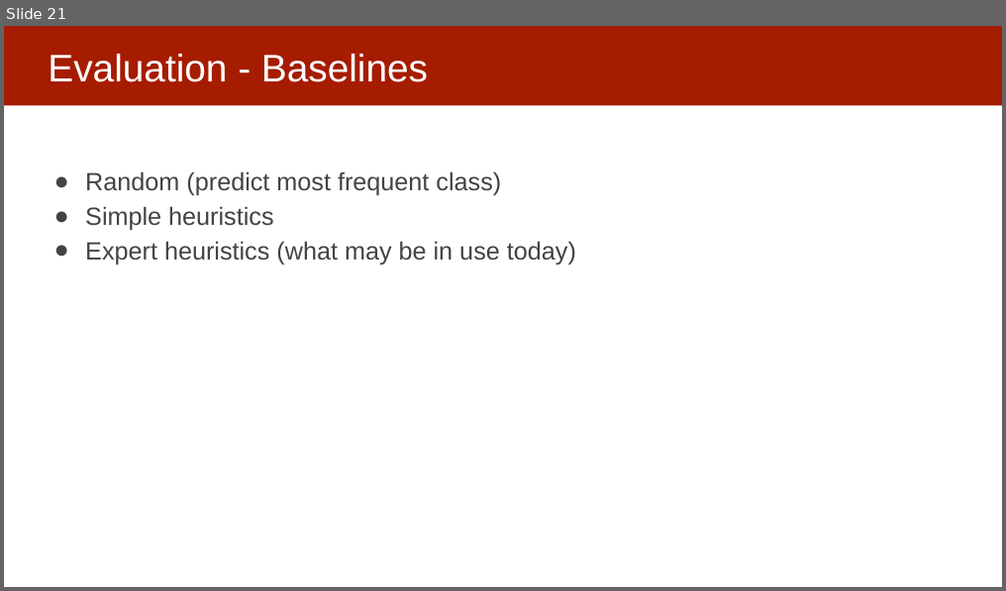
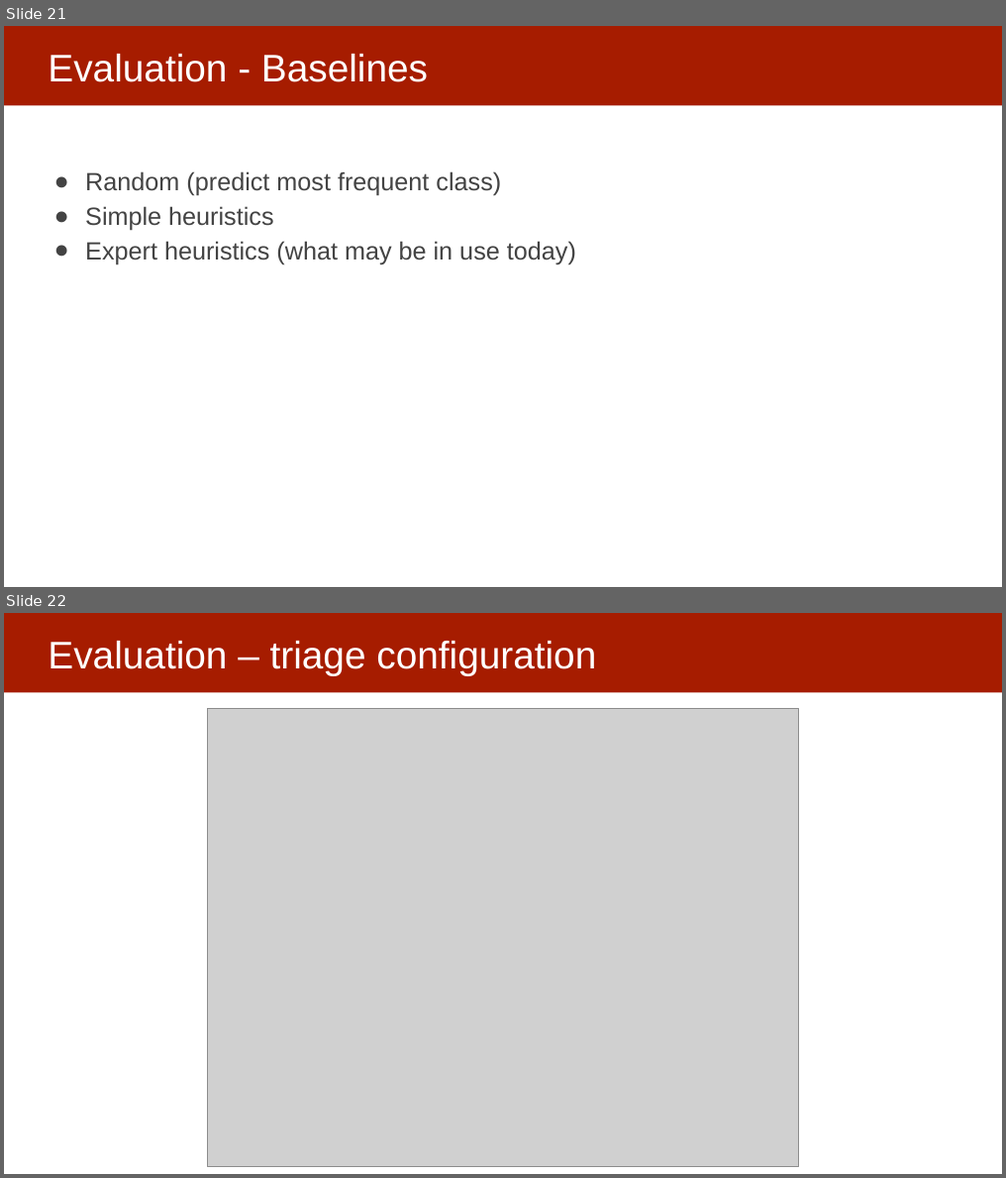
Before and after one commit to dssg/mlforpublicpolicylab, a slide deck: 05 - Performance and Evaluation Pt 1/Model Selection and Validation - Part I.pptx. Shown one above the other, each under a label of ours: slide 21 before the commit, slides 21 and 22 after it. The pictures are 1006x591 and 1006x1178 pixels, drawn with LibreOffice and Linux fonts; fonts in the diff are those of the drawing; grey boxes stand for pictures. Boxes give left, top, right and bottom in pixels: in the first picture for what was removed or moved away, otherwise in the second. Text is boxed around its words. In the diff, an @@ line names an element or a change of style, - is before the commit and + after.

```diff
--- a/05 - Performance and Evaluation Pt 1/Model Selection and Validation - Part I.pptx
+++ b/05 - Performance and Evaluation Pt 1/Model Selection and Validation - Part I.pptx
@@ slide 22 added at <box>4,613,1002,1174</box>, background #FFFFFF; not listed: 1 template element that a slide beside it also shows @@
@@ title added at <box>48,641,596,675</box>, 37 pt, text #FFFFFF @@
+Evaluation – triage configuration
@@ picture added at <box>208,708,798,1167</box> @@
```
Also in this commit, not shown: 3 slides changed.
